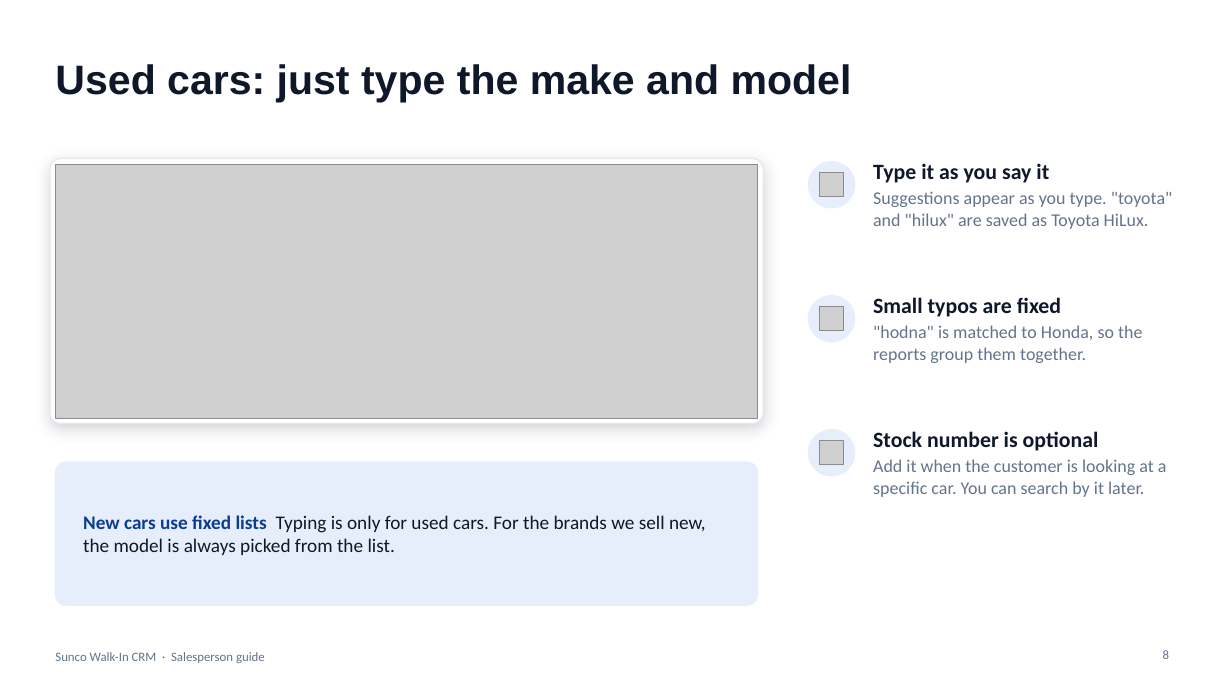
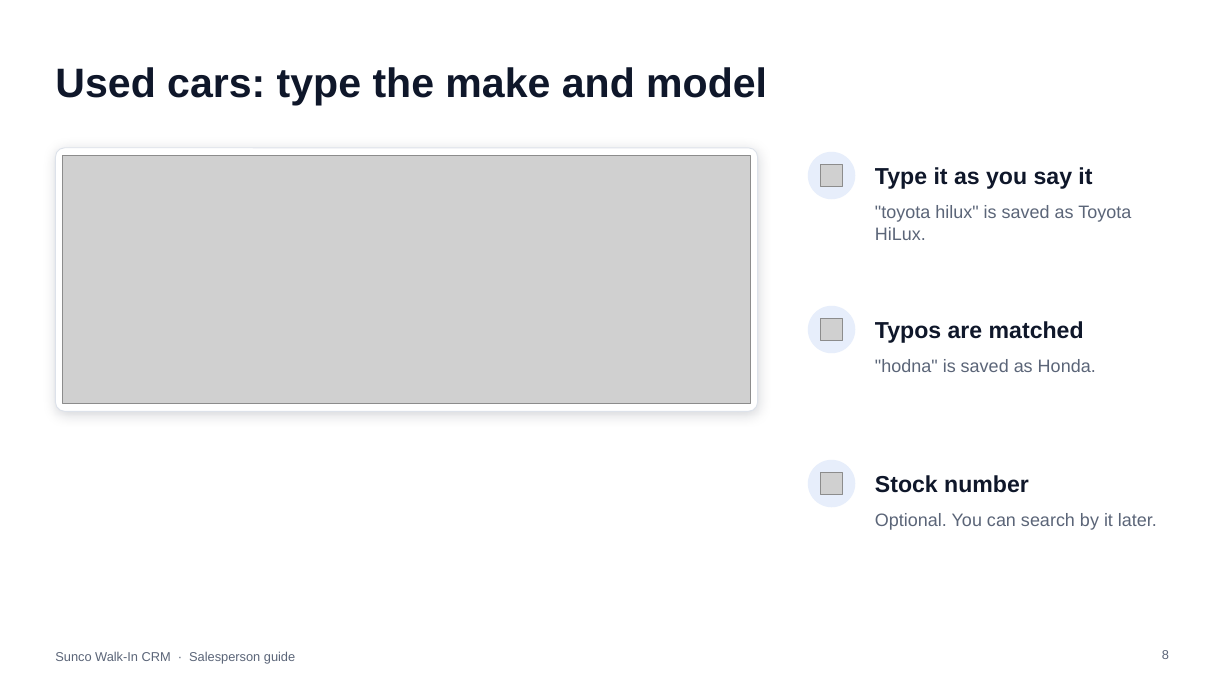
Before and after one commit to jakeeeecurran/walkin-management, a slide deck: slide 8 of docs/training/Sunco-Walk-In-CRM-Salesperson-Guide.pptx. Drawn at 1232x693 pixels with LibreOffice and Linux fonts; fonts in the diff are those of the drawing; grey boxes stand for pictures. Boxes give left, top, right and bottom in pixels: in the first picture for what was removed or moved away, otherwise in the second. Text is boxed around its words. In the diff, an @@ line names an element or a change of style, - is before the commit and + after.

```diff
--- a/docs/training/Sunco-Walk-In-CRM-Salesperson-Guide.pptx
+++ b/docs/training/Sunco-Walk-In-CRM-Salesperson-Guide.pptx
@@ title at (55, 67, 767, 105): text changed @@
-Used cars: just type the make and model
+Used cars: type the make and model
@@ rounded rectangle: place and size @@
-rounded rectangle at (50, 159, 763, 424)
+rounded rectangle at (55, 148, 758, 411)
@@ rounded rectangle at (55, 148, 758, 411): outline #E5E8EE 1 pt to #DDE2EA 0.75 pt; shadow changed; proportions changed @@
@@ picture: place and size @@
-picture at (55, 164, 758, 418)
+picture at (63, 155, 750, 404)
@@ ellipse: place and size @@
-ellipse at (809, 162, 855, 208)
+ellipse at (809, 152, 855, 199)
@@ picture: place and size @@
-picture at (820, 173, 844, 197)
+picture at (821, 165, 843, 187)
@@ text "Type it as you say ..." at (875, 167, 1092, 189): size 17 to 18 pt, font Calibri to Arial; less space between paragraphs; vertical alignment top to middle @@
@@ text at (873, 191, 1173, 229): paragraph removed @@
-Suggestions appear as you type. "toyota" and "hilux" are saved as Toyota HiLux.
@@ text added at (875, 205, 1131, 240), 14 pt, text #5B6578 @@
+"toyota hilux" is saved as Toyota HiLux.
@@ ellipse: place and size @@
-ellipse at (809, 296, 855, 342)
+ellipse at (809, 307, 855, 353)
@@ picture: place and size @@
-picture at (820, 307, 844, 331)
+picture at (821, 319, 843, 341)
@@ text at (875, 321, 1084, 343): text changed; size 14 to 18 pt; font Calibri to Arial; text colour #64748B to #0F172A; bold on @@
-Small typos are fixed
-"hodna" is matched to Honda, so the reports group them together.
+Typos are matched
@@ text "Typos are matched" at (875, 321, 1084, 343): vertical alignment top to middle @@
@@ text added at (875, 359, 1096, 372), 14 pt, text #5B6578 @@
+"hodna" is saved as Honda.
@@ rounded rectangle removed at (55, 462, 758, 605) @@
@@ ellipse: place and size @@
-ellipse at (809, 430, 855, 476)
+ellipse at (809, 460, 855, 506)
@@ picture: place and size @@
-picture at (820, 441, 844, 465)
+picture at (821, 472, 843, 494)
@@ text added at (875, 475, 1029, 493), 18 pt, text #0F172A, bold @@
+Stock number
@@ text removed at (83, 515, 705, 555) @@
-New cars use fixed lists Typing is only for used cars. For the brands we sell new, the model is always picked from the list.
@@ text at (875, 513, 1157, 530): text changed; font Calibri to Arial; text colour #64748B to #5B6578 @@
-Stock number is optional
-Add it when the customer is looking at a specific car. You can search by it later.
+Optional. You can search by it later.
@@ text "Sunco Walk-In CRM · Salesperson ..." at (55, 651, 295, 664): font Calibri to Arial, text colour #64748B to #5B6578 @@
@@ page number at (1162, 650, 1169, 659): font Calibri to Arial, text colour #64748B to #5B6578 @@
```
Also in this commit, not shown: 14 other slides changed, 2 slides added, 1 slide removed, 2 other files.
